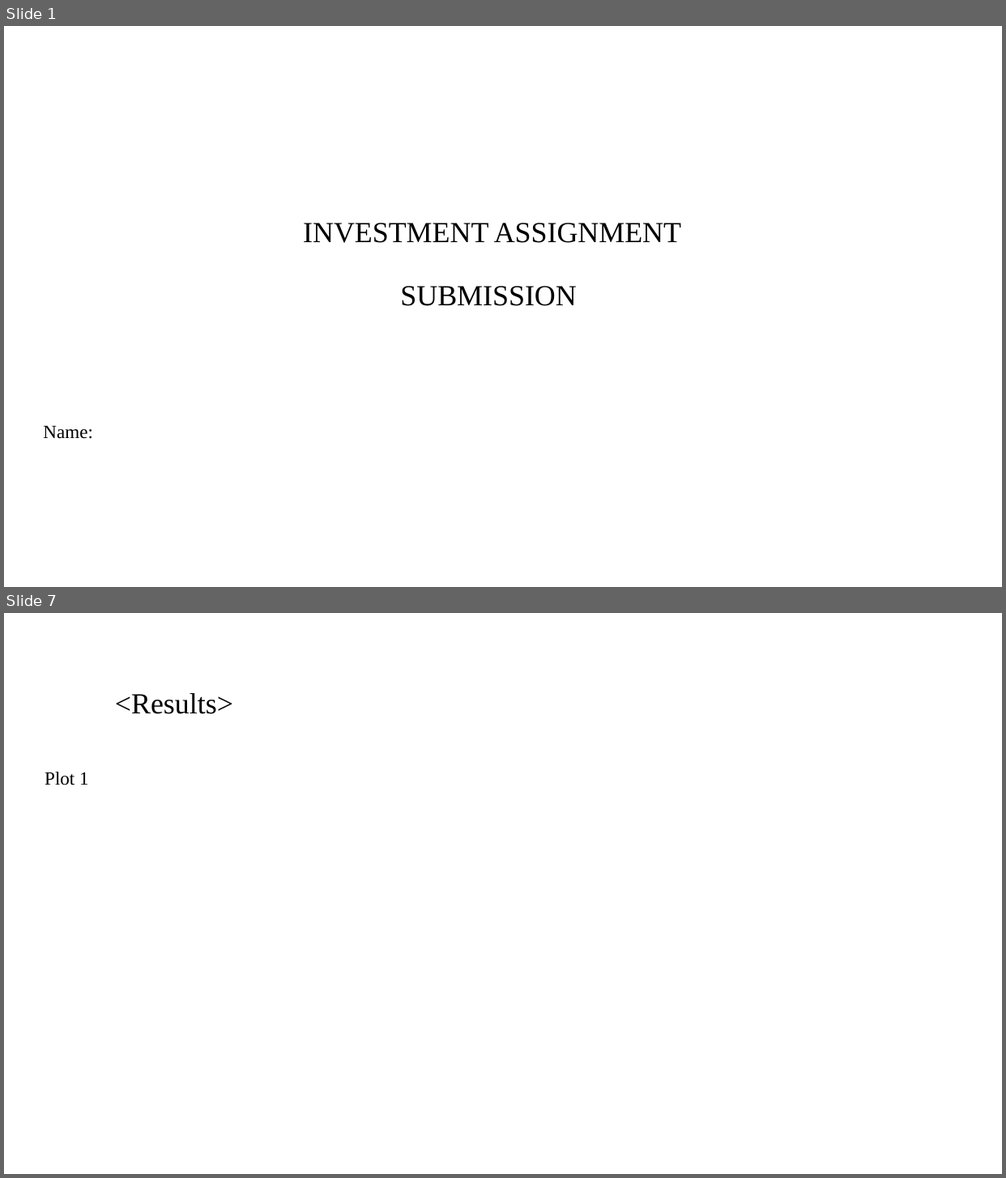
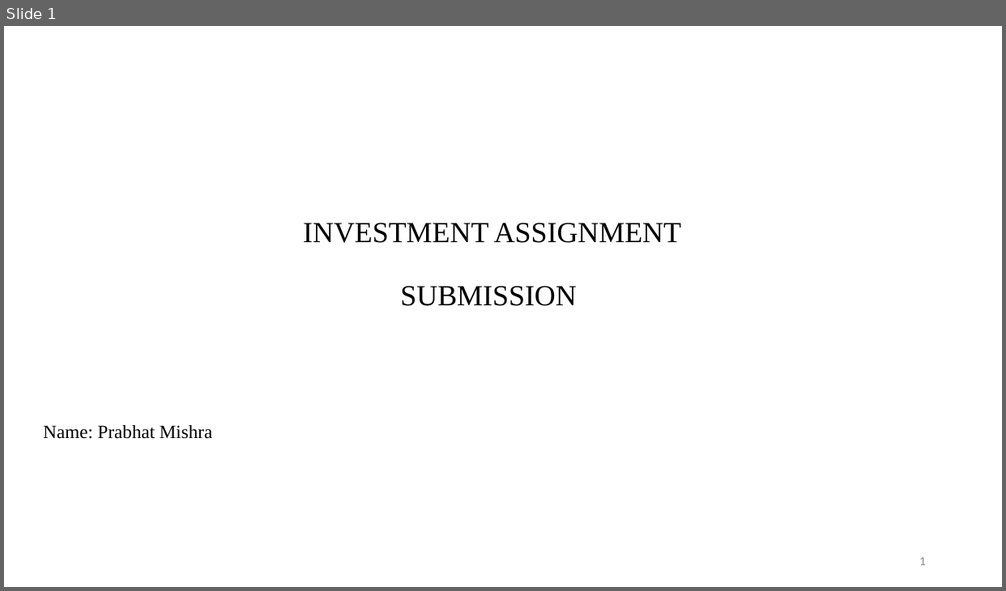
Before and after one commit to prabhatm0307/ai-ml, a slide deck: 2. Stats Essentials/2.Investment Assignment/INVEST.pptx. Shown one above the other, each under a label of ours: slides 1 and 7 before the commit, slide 1 after it; the slides between them are not shown. The pictures are 1006x1178 and 1006x591 pixels, drawn with LibreOffice and Linux fonts; fonts in the diff are those of the drawing; background and template pictures are left out. Boxes give left, top, right and bottom in pixels: in the first picture for what was removed or moved away, otherwise in the second. Text is boxed around its words. In the diff, an @@ line names an element or a change of style, - is before the commit and + after.

```diff
--- a/2. Stats Essentials/2.Investment Assignment/INVEST.pptx
+++ b/2. Stats Essentials/2.Investment Assignment/INVEST.pptx
@@ slide 7 removed at (4,613,1002,1174), background #FFFFFF @@
@@ title removed at (115,693,233,714) @@
-<Results>
@@ text removed at (44,772,89,786) @@
-Plot 1
@@ slide 1 changed as well @@
@@ subtitle at (43,425,212,439): text changed @@
-Name:
+Name: Prabhat Mishra
@@ page number added at (919,557,926,565), 12 pt, text #8C8C8C @@
+1
```
Also in this commit, not shown: 7 slides added, 8 other slides removed, 6 other files.
